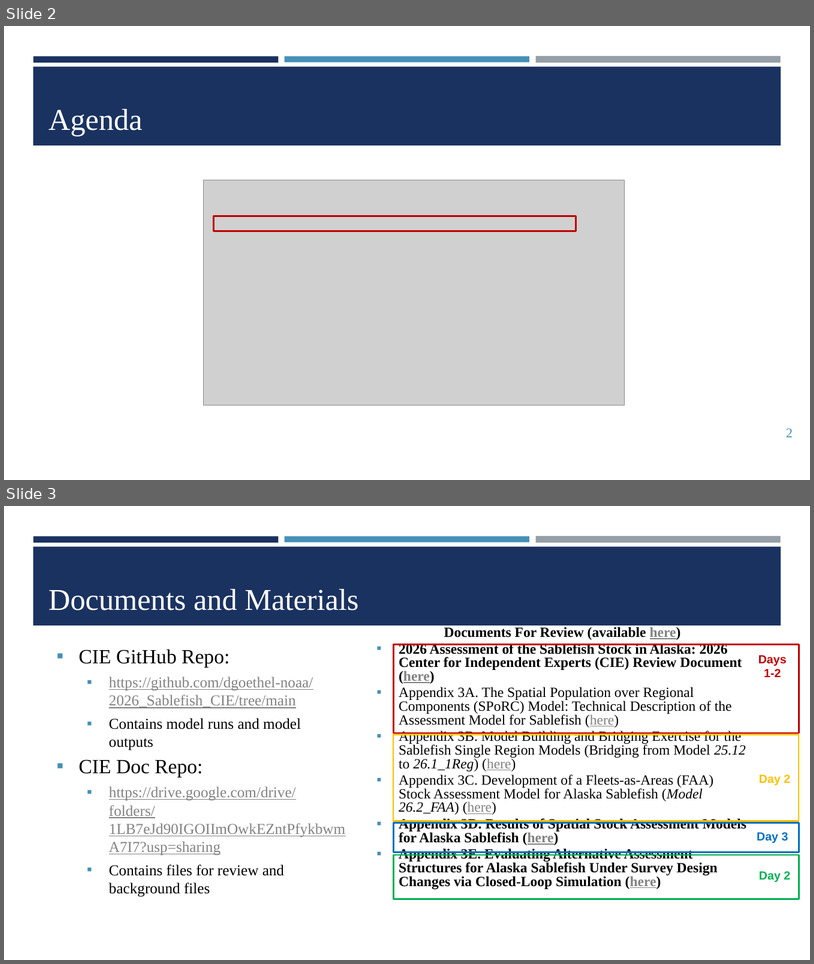
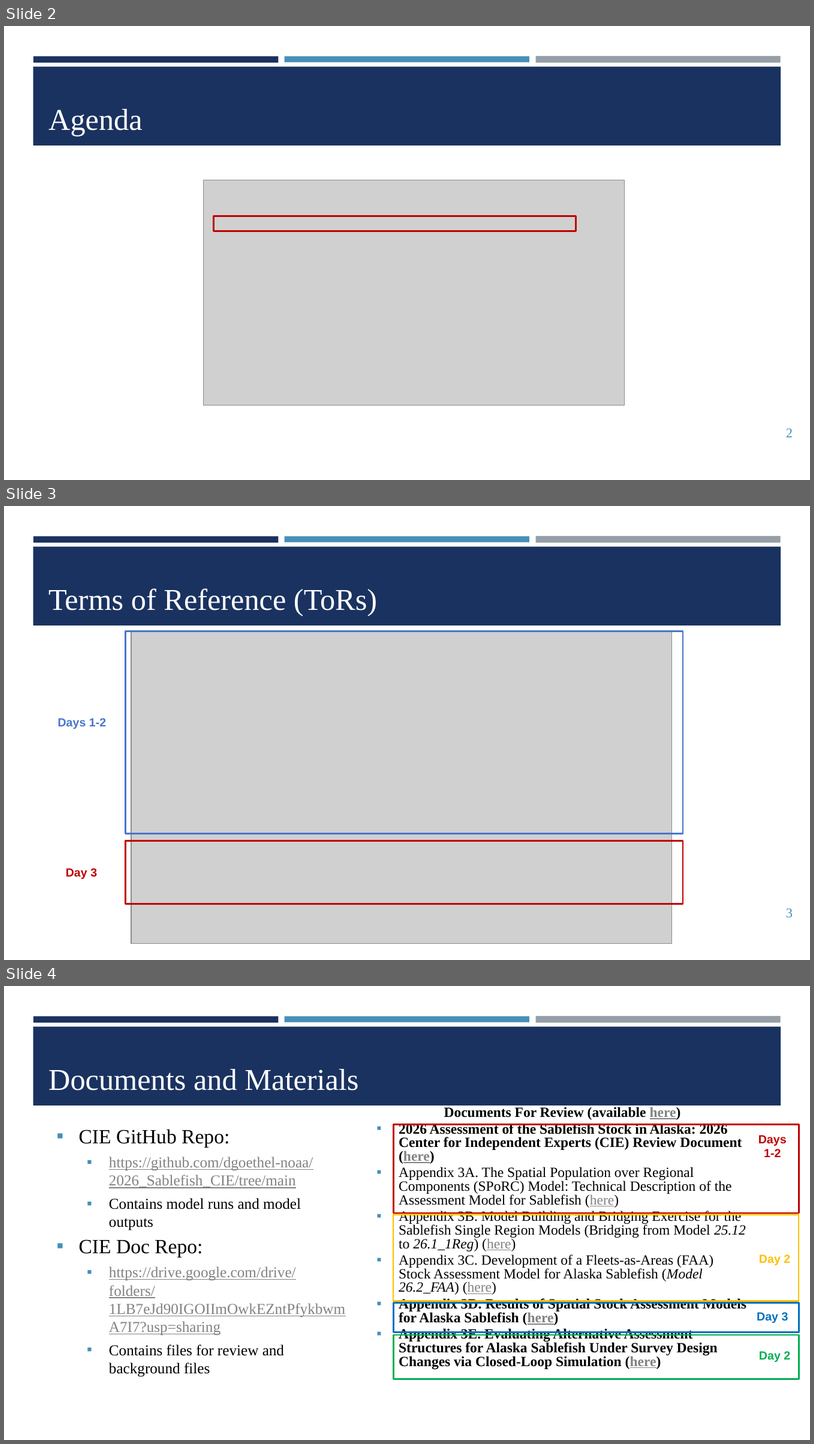
Before and after one commit to dgoethel-noaa/2026_Sablefish_CIE, a slide deck: Presentations/2. Sablefish CIE_Background_Biology.pptx. Shown one above the other, each under a label of ours: slides 2 and 3 before the commit, slides 2, 3 and 4 after it. The pictures are 814x964 and 814x1444 pixels, drawn with LibreOffice and Linux fonts; fonts in the diff are those of the drawing; grey boxes stand for pictures; background and template pictures are left out. Boxes give left, top, right and bottom in pixels: in the first picture for what was removed or moved away, otherwise in the second. Text is boxed around its words. In the diff, an @@ line names an element or a change of style, - is before the commit and + after.

```diff
--- a/Presentations/2. Sablefish CIE_Background_Biology.pptx
+++ b/Presentations/2. Sablefish CIE_Background_Biology.pptx
@@ slide 3 added at (4, 506, 810, 960), background #FFFFFF; not listed: 4 template elements that a slide beside it also shows @@
@@ title added at (48, 588, 377, 616), 36 pt, text #FFFFFF @@
+Terms of Reference (ToRs)
@@ rectangle added at (126, 631, 683, 833), outline #4876CD 2 pt @@
@@ picture added at (131, 631, 672, 943) @@
@@ text added at (58, 718, 106, 729), 14 pt, text #4876CD, bold @@
+Days 1-2
@@ rectangle added at (126, 841, 683, 903), outline #C00000 2 pt @@
@@ text added at (66, 868, 97, 879), 14 pt, text #C00000, bold @@
+Day 3
@@ page number added at (786, 908, 793, 917), 16 pt, text #4590B8 @@
+3
@@ what was slide 3 is now slide 4 @@
```
Also in this commit, not shown: 1 other slide added, 8 other files.
